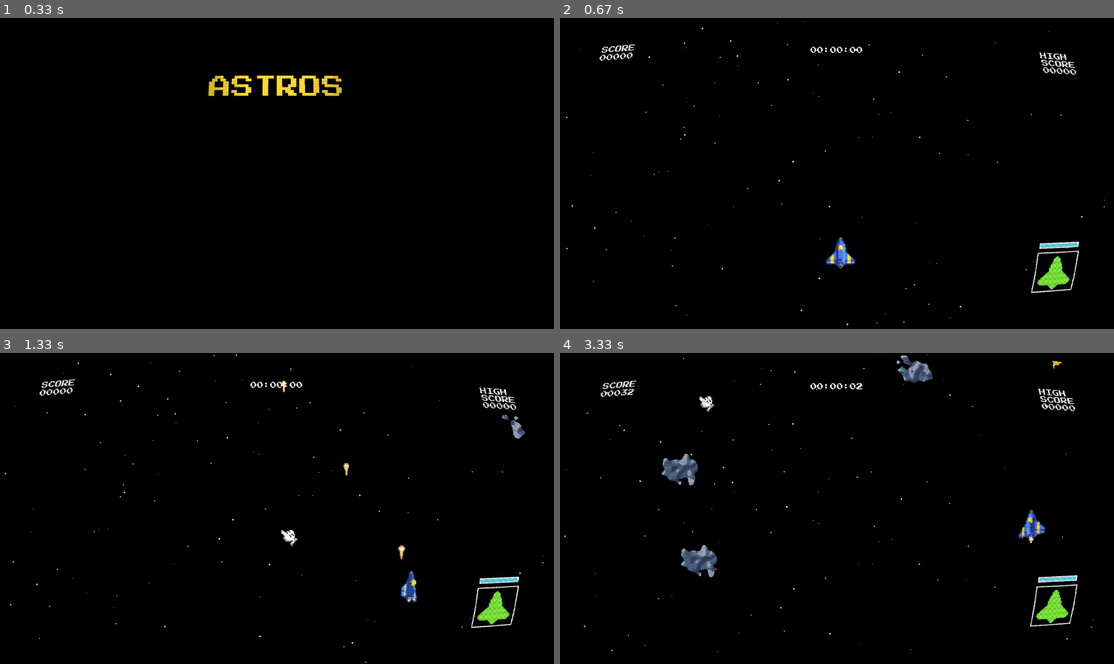
Above: before the commit, frames 1-4 (two rows, left to right).
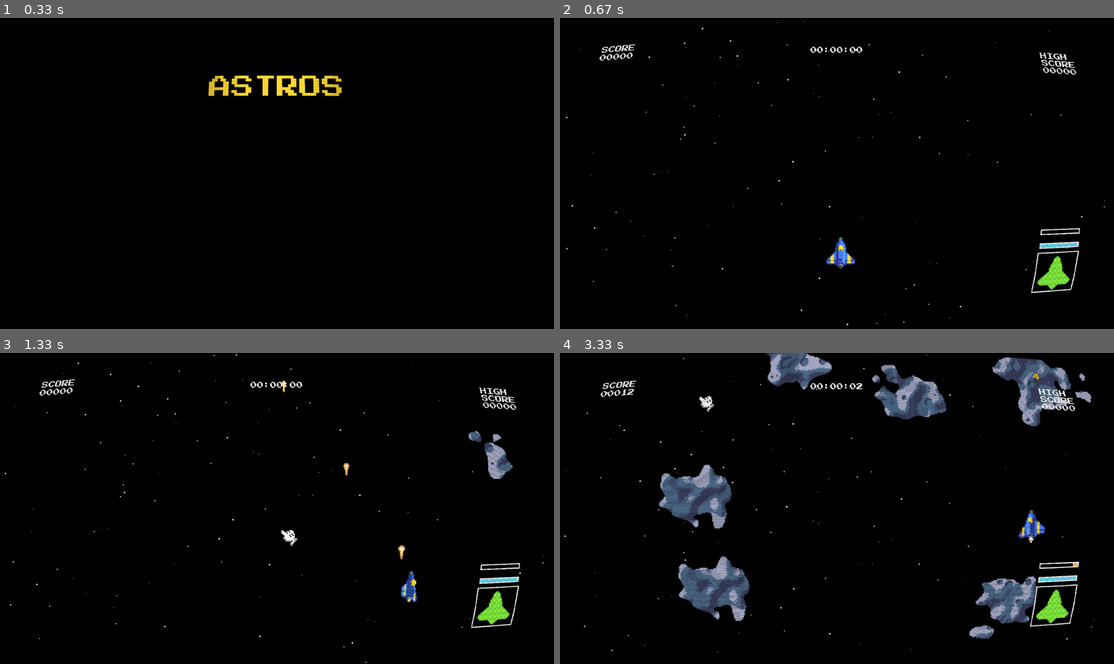
Above: after the commit, the same moments.

Repository: isGoodSoup/astros
Game: pygame game, started from main.py
Same seed, same stepped clock (60 frames per second), same inputs: the game is played once before the commit and once after it.
Inputs (mouse positions are in pixels of both pictures, inside the frame that each line leads up to):
- Up to frame 1 (0.33 s): no input
- Up to frame 2 (0.67 s): tap Enter at 0.33 s
- Up to frame 3 (1.33 s): hold Space 0.67-1.13 s; hold Right 0.67-1.13 s; move the mouse to (254, 524) at 0.7 s; hold M from 1.17 s (still down); hold Right from 1.17 s (still down); move the mouse to (282, 530) at 1.2 s; tap Space at 1.23 s
- Up to frame 4 (3.33 s): tap Space at 1.53, 1.73, 2.03, 2.23, 2.57, 2.87, 3.07 s; release M at 1.63 s; release Right at 1.63 s; hold Right 1.67-2.13 s; move the mouse to (892, 576) at 1.7 s; hold Up 2.17-2.47 s; move the mouse to (665, 583) at 2.2 s; tap + at 2.32 s; hold Right 2.5-2.97 s; move the mouse to (1041, 617) at 2.53 s; hold Left from 3 s (still down); move the mouse to (692, 393) at 3.03 s

Frame 1 is identical in both runs. In frame 2, less than 0.1% of the frame differs, in the area x 86-94%, y 67-70%; in frame 3, 0.7%; in frame 4, 9.9%, in the area x 10-96%, y 0-93%.

Commit message:
add: xp system, asteroid hitpoints, floating numbers, level up sound effect

Diff:
--- a/main.py
+++ b/main.py
@@ -7,13 +7,13 @@
 from scripts.celestial import *
 from scripts.crt import CRT
 from scripts.explode import Explosion
+from scripts.floaty import FloatingNumber
 from scripts.hud import Interface
 from scripts.proj import Projectile
 from scripts.sheet import SpriteSheet
 from scripts.ship import Ship
 from scripts.soundlib import load_sounds, load_ost
 from scripts.upgd import Upgrade
-
 
 class Menu:
     def __init__(self):
@@ -86,6 +86,7 @@
         self.asteroids = pg.sprite.Group()
         self.explosions = pg.sprite.Group()
         self.upgrades = pg.sprite.Group()
+        self.floating_numbers = pg.sprite.Group()
 
         self.cols = 12
         self.explosion_frames = 7
@@ -100,9 +101,11 @@
         self.ship_y = screen_size[1] // 2 + 200
         self.base = None
 
-        self.hp_bar = Interface("assets/ui/status.png", 0, 40, 40, hud_ratio)
+        self.hitpoints = Interface("assets/ui/status.png", 0, 40, 40, hud_ratio)
         self.shield = Interface("assets/ui/shield_bar.png", 0, 40, 40,
-                                hud_ratio, 33, [0, -50])
+            hud_ratio, 33, [0, -50])
+        self.xp = Interface("assets/ui/xp.png", -1, 40, 40,
+            hud_ratio, 33, [0,-100])
 
         self.anim_frame_base = 0
         self.anim_frame_overlay = 0
@@ -154,8 +157,9 @@
         self.active_upgrade = None
         self.upgrade_start_time = 0
         self.upgrade_duration = 16_000
-        self.base_velocity = self.ship.velocity
-
+        self.base_damage = self.ship.damage
+
+        self.xp_gain = 15
         self.score = 0
         self.high_score = 0
         self.survival_bonus = 0
@@ -212,6 +216,12 @@
                         self.pause = not self.pause
                     if event.key == pg.K_q and (event.mod & pg.KMOD_CTRL):
                         running = False
+                    if event.key == pg.K_m:
+                        self.play_sound = not self.play_sound
+                        if not self.play_sound:
+                            pg.mixer.music.stop()
+                        else:
+                            pg.mixer.music.play(-1)
 
             if not running:
                 break
@@ -260,6 +270,8 @@
         self.asteroids.draw(screen)
         self.projectiles.draw(screen)
         self.upgrades.draw(screen)
+        self.floating_numbers.draw(screen)
+
         img = self.base.copy()
         if self.ship.moving:
             overlay_index = self.anim_frame_overlay % len(self.frames_flying)
@@ -333,20 +345,24 @@
             y_pos += line_surf.get_height() + 2
         screen.blit(high_score_surface, [x_pos, y_pos])
 
-        total_frames = len(self.hp_bar.frames) - 1
+        total_frames = len(self.hitpoints.frames) - 1
         if self.ship.hitpoints <= 0:
             hitpoints_frame = total_frames
         else:
-            hitpoints_frame = (
-                        total_frames - (self.ship.hitpoints * total_frames)
+            hitpoints_frame = (total_frames - (self.ship.hitpoints * total_frames)
                         // self.ship.max_hitpoints)
-        self.hp_bar.update(self.ship, hud_ratio, hitpoints_frame, screen)
+        self.hitpoints.update(self.ship, hud_ratio, hitpoints_frame, screen)
 
         shield_total_frames = len(self.shield.frames) - 1
-        shield_frame = (shield_total_frames - (
-                    self.ship.shield * shield_total_frames)
+        shield_frame = (shield_total_frames - (self.ship.shield * shield_total_frames)
                         // self.ship.max_shield)
+        shield_frame = max(0, min(shield_total_frames, shield_frame))
         self.shield.update(self.ship, hud_ratio, shield_frame, screen)
+
+        experience_total_frames = len(self.xp.frames) - 1
+        xp_frame = (experience_total_frames - (experience_total_frames * self.ship.xp)
+                    // self.ship.xp_to_next_level)
+        self.xp.update(self.ship, hud_ratio, xp_frame, screen)
 
     def update_game(self, screen_size):
         for i in self.stars:
@@ -438,6 +454,7 @@
         self.projectiles.update()
         self.explosions.update()
         self.upgrades.update()
+        self.floating_numbers.update()
 
         key_pressed = pg.key.get_pressed()
         self.ship.moving = False
@@ -456,8 +473,8 @@
         if key_pressed[pg.K_UP] and self.ship_y > 0:
             self.ship_y -= self.ship.velocity
             self.ship.moving = True
-        if key_pressed[pg.K_DOWN] and self.ship_y < screen_size[
-            1] - self.ship.image.get_height():
+        if (key_pressed[pg.K_DOWN] and self.ship_y < screen_size[1]
+                - self.ship.image.get_height()):
             self.ship_y += self.ship.velocity
 
         if not direction_set:
@@ -465,8 +482,7 @@
 
         if self.ship_alive:
             self.ship.shooting = False
-            if key_pressed[
-                pg.K_SPACE] and current_time - self.last_shot_time >= self.shot_cooldown:
+            if key_pressed[pg.K_SPACE] and current_time - self.last_shot_time >= self.shot_cooldown:
                 self.last_shot_time = current_time
                 self.ship.shooting = True
                 projectile = Projectile(
@@ -475,13 +491,6 @@
                 self.projectiles.add(projectile)  # type: ignore
                 if self.play_sound:
                     self.sounds[0].play()
-
-        if key_pressed[pg.K_m]:
-            self.play_sound = not self.play_sound
-            if not self.play_sound:
-                pg.mixer.music.stop()
-            else:
-                pg.mixer.music.play(-1)
 
         if self.ship_alive:
             self.ship.update_position(self.ship_x, self.ship_y)
@@ -512,14 +521,19 @@
                                       self.asteroids,
                                       True, False)
         for asteroid in hits.values():
-            explosion = Explosion(asteroid[0].rect.centerx,
-                                  asteroid[0].rect.centery,
-                                  self.frame_explode)
-            self.explosions.add(explosion)  # type: ignore
-            asteroid[0].kill()
-            if self.play_sound:
-                self.sounds[1].play()
-            self.score += 10
+            asteroid[0].hitpoints -= self.ship.damage
+            x, y = asteroid[0].rect.center
+            self.floating_numbers.add(FloatingNumber(x, y, self.ship.damage, color=(255, 200, 0))) # type: ignore
+            if asteroid[0].hitpoints <= 0:
+                explosion = Explosion(asteroid[0].rect.centerx,
+                                      asteroid[0].rect.centery,
+                                      self.frame_explode)
+                self.explosions.add(explosion)  # type: ignore
+                asteroid[0].kill()
+                if self.play_sound:
+                    self.sounds[1].play()
+                self.score += 10
+                self.ship.gain_xp(15, self.sounds)
 
         upgrade_hit = pg.sprite.spritecollide(self.ship, self.upgrades, False, # type: ignore
                                               collided=lambda s, u: s.hitbox.colliderect(u.rect))
@@ -532,14 +546,14 @@
                     self.active_upgrade = "power_up"
                     self.upgrade_start_time = pg.time.get_ticks()
                 elif self.last_upgrade == "shield":
-                    self.ship.shield += 10
+                    self.ship.shield = min(self.ship.shield + 10, self.ship.max_shield)
 
         current_time = pg.time.get_ticks()
         if self.active_upgrade == "power_up":
-            self.ship.velocity = self.base_velocity * 2
+            self.ship.damage = self.base_damage * 2
             if current_time - self.upgrade_start_time >= self.upgrade_duration:
                 self.active_upgrade = None
-                self.ship.velocity = self.base_velocity
+                self.ship.velocity = self.base_damage
 
         self.survival_bonus += 1
         if self.survival_bonus >= 60:
--- a/scripts/asteroid.py
+++ b/scripts/asteroid.py
@@ -4,7 +4,7 @@
 import pygame
 
 class Asteroid(pygame.sprite.Sprite):
-    def __init__(self, screen_width, min_y=-150, max_y=0, scale=2, speed=8):
+    def __init__(self, screen_width, min_y=-150, max_y=0, scale=4, speed=8):
         super().__init__()
         self.asteroids = [1,2,3,4,5,7,8]
         self.image = pygame.image.load(f"assets/asteroids/asteroid"
@@ -14,8 +14,9 @@
         self.rect = self.image.get_rect()
         self.rect.x = random.randint(0, screen_width - self.rect.width)
         self.rect.y = random.randint(min_y, max_y)
-        self.hitbox = self.rect.inflate(self.rect.width * -0.6,self.rect.height * -0.6)
+        self.hitbox = self.rect.inflate(self.rect.width * -0.7,self.rect.height * -0.7)
         self.speed = speed
+        self.hitpoints = 8
 
     @override
     def update(self):
--- /dev/null
+++ b/scripts/floaty.py
@@ -0,0 +1,20 @@
+import pygame
+
+class FloatingNumber(pygame.sprite.Sprite):
+    def __init__(self, x, y, text, color=(255, 255, 0), lifetime=800, speed=-1):
+        super().__init__()
+        self.font = pygame.font.Font("assets/ui/PressStart2P.ttf", 24)
+        self.image = self.font.render(str(text), True, color)
+        self.rect = self.image.get_rect(center=(x, y))
+        self.lifetime = lifetime
+        self.start_time = pygame.time.get_ticks()
+        self.speed = speed
+
+    def update(self):
+        self.rect.y += self.speed
+        elapsed = pygame.time.get_ticks() - self.start_time
+        if elapsed > self.lifetime:
+            self.kill()
+        else:
+            alpha = max(0, 255 - int(255 * (elapsed / self.lifetime)))
+            self.image.set_alpha(alpha)
--- a/scripts/ship.py
+++ b/scripts/ship.py
@@ -22,6 +22,13 @@
         self.hitpoints = self.max_hitpoints
         self.shield = self.max_shield
         self.damage = 4
+        self.crit = self.damage * 2
+
+        self.level = 1
+        self.xp = 0
+        self.xp_to_next_level = 100
+        self.perk_points = 0
+        self.xp_growth = 1.5
 
     def update_position(self, x, y):
         self.rect.topleft = (x, y)
@@ -29,3 +36,15 @@
 
     def taken_damage(self):
         return [random.randint(0,10) - 4, random.randint(0,10) - 4]
+
+    def gain_xp(self, amount, sound):
+        self.xp += amount
+        while self.xp >= self.xp_to_next_level:
+            self.xp -= self.xp_to_next_level
+            self.level_up(sound)
+
+    def level_up(self, sound):
+        self.level += 1
+        self.perk_points += 1
+        self.xp_to_next_level = int(self.xp_to_next_level * self.xp_growth)
+        sound[3].play()
--- a/scripts/soundlib.py
+++ b/scripts/soundlib.py
@@ -6,6 +6,7 @@
     sounds.append(pygame.mixer.Sound("fx/fire.ogg"))
     sounds.append(pygame.mixer.Sound("fx/explosion.ogg"))
     sounds.append(pygame.mixer.Sound("fx/upgrade.ogg"))
+    sounds.append(pygame.mixer.Sound("fx/levelup.ogg"))
     sounds.append(pygame.mixer.Sound("fx/game-over.ogg"))
     return sounds
 
Binary file added: assets/ui/xp.png
Not shown, added: fx/levelup.ogg
